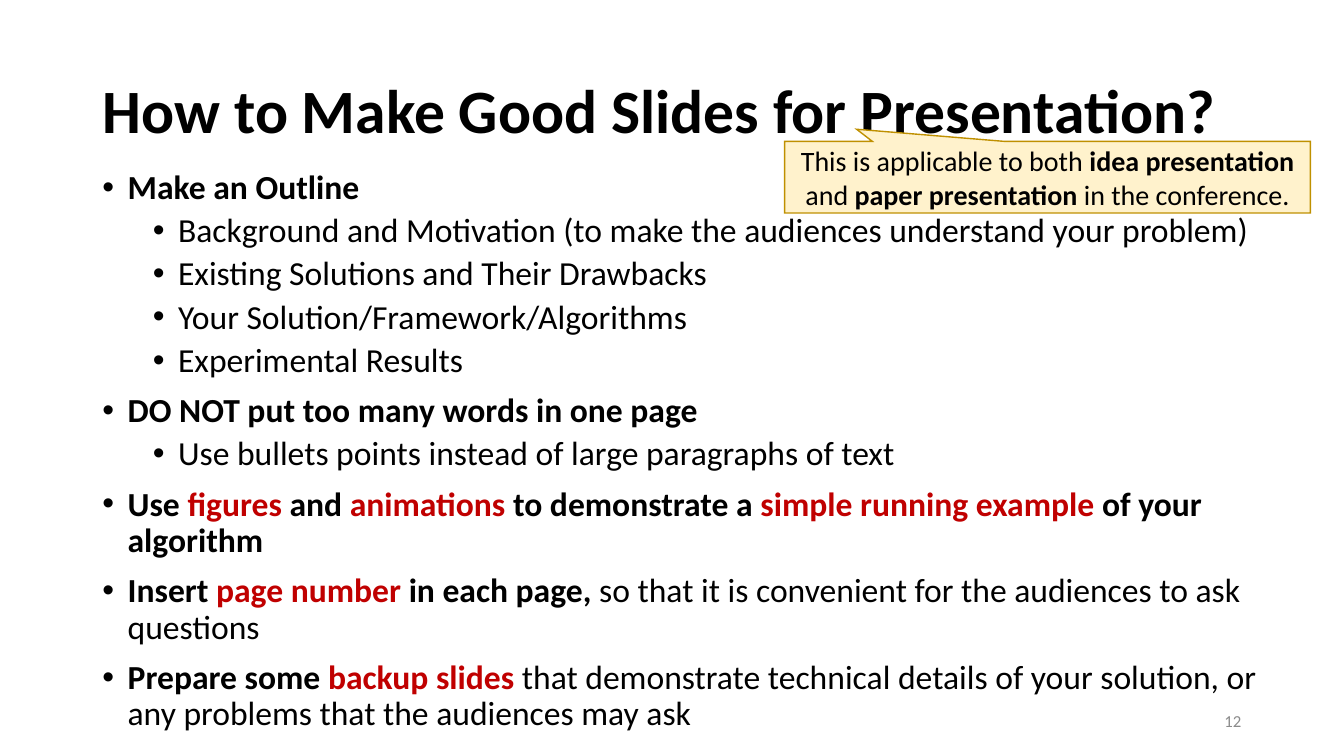
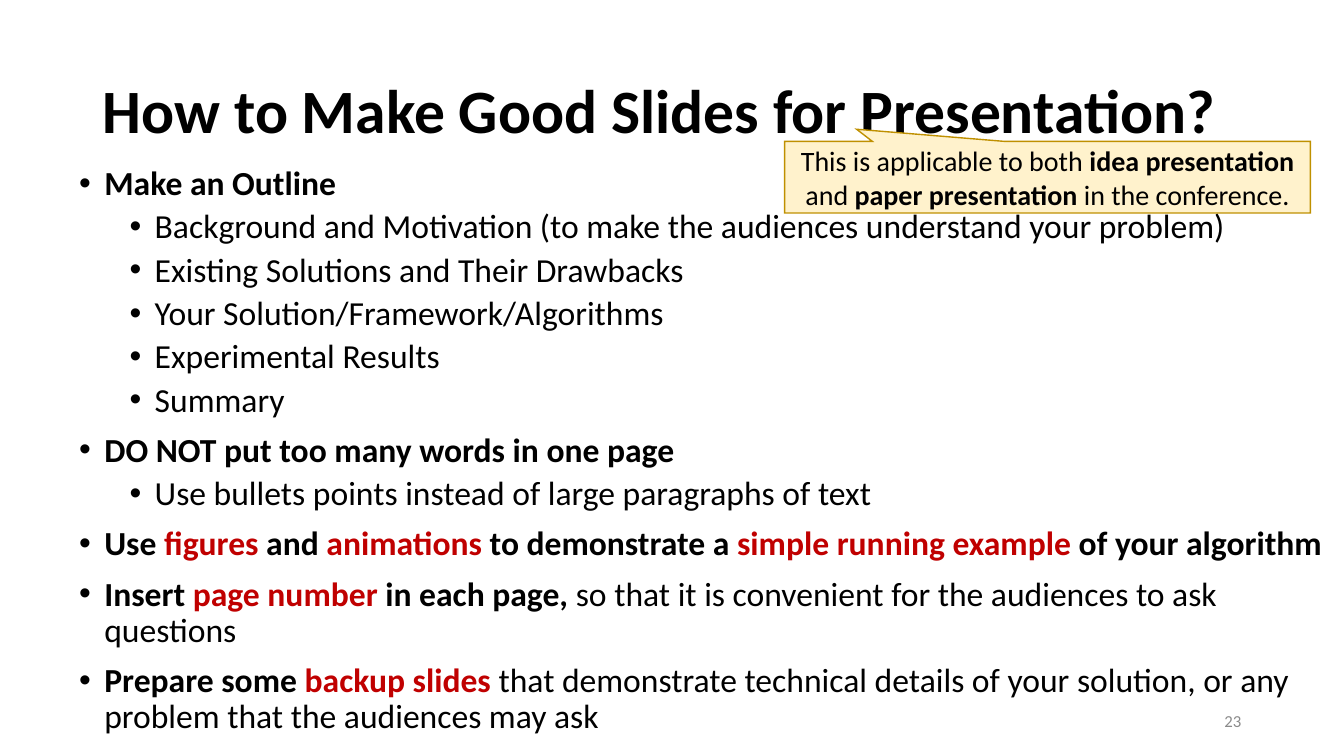
Before and after one commit to heathersherry/Knowledge-Graph-Tutorials-and-Papers, a slide deck: slide 23 of research suggestions.pptx (slide 12 before the commit). Drawn at 1344x756 pixels with LibreOffice and Linux fonts; fonts in the diff are those of the drawing. Boxes give left, top, right and bottom in pixels: in the first picture for what was removed or moved away, otherwise in the second. Text is boxed around its words. In the diff, an @@ line names an element or a change of style, - is before the commit and + after.

```diff
--- a/research suggestions.pptx
+++ b/research suggestions.pptx
@@ text "Make an Outline": place and size @@
-text "Make an Outline" at [128, 175, 1256, 731]
+text "Make an Outline" at [104, 171, 1322, 734]
@@ text at [155, 390, 285, 418]: paragraph added @@
+  • Summary
@@ text at [104, 668, 1288, 734]: text changed @@
-• Prepare some backup slides that demonstrate technical details of your solution, or any problems that the audiences may ask
+• Prepare some backup slides that demonstrate technical details of your solution, or any problem that the audiences may ask
@@ page number at [1224, 716, 1241, 727]: text changed @@
-12
+23
```
Also in this commit, not shown: 16 other slides changed, 15 slides added.
